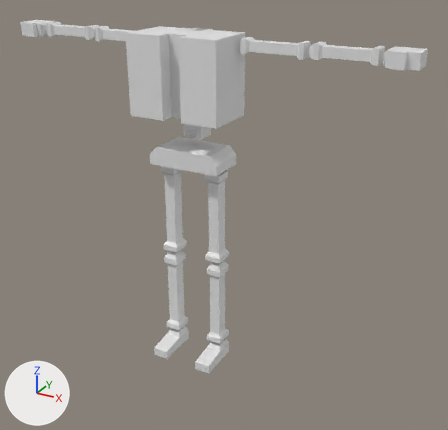
Before and after pictures for a commit that changed the FBX model CoolMathJam/Assets/Models/skeleton-jumper-final.fbx.
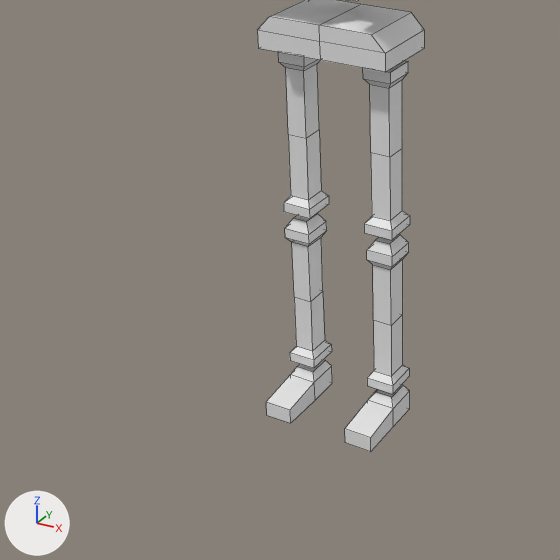
Old and new are each drawn whole from a 50 mm camera at (0.0179, -0.0286, 0.0238) aimed at (0.0019, 0.0005, 0.0093) and again close up on the part from 4% to 69% of the width and 32% to 100% of the height. The axes (+X, +Y, +Z) are drawn at lower left. The lights are the same throughout. The close-ups show mesh edges as thin lines. Where no turn or scale is listed for an object, it has been applied to the vertices.

The scene before the commit, as lines of its bpy script (objects in view):
```python
me_mesh = bpy.data.meshes.new('mesh')
me_mesh.from_pydata(...)  # 492 vertices, 471 faces; spans x -0.0118..0.0117, y -0.0021..0.0013, z -0.0001..0.0195
me_mesh.materials.append(mat_material_002)  # white #e7e7e7
ob_mesh = bpy.data.objects.new('mesh', me_mesh)
ob_mesh.location = (0.00048, -0.00031, 0.00008)
```
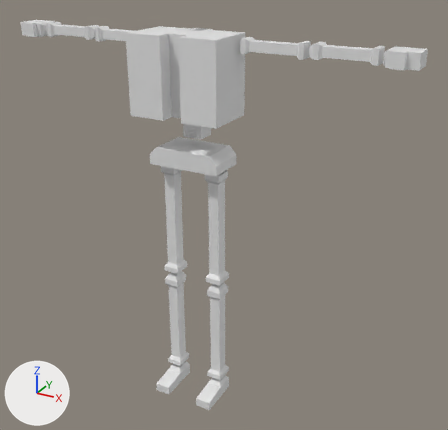
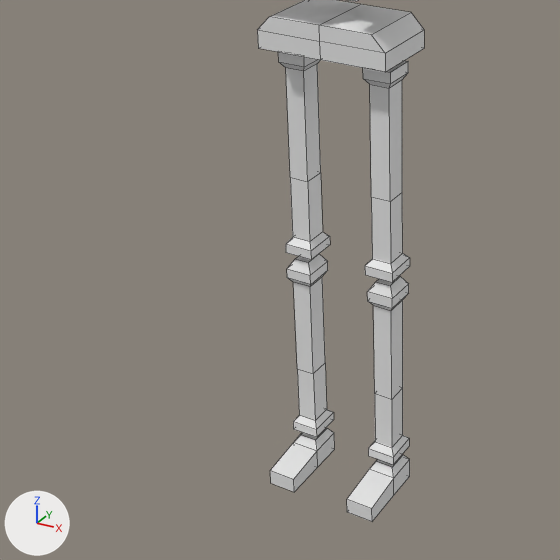
The newer file is also turned or shifted as a whole; pictures and numbers use the older file's frame.

Where the change shows, as pixel boxes (x1, y1, x2, y2) in the close-ups (560 x 560 px; the box of a moved part takes in the faces that stretch with it):
'mesh', reshaped
    before: (257, 0, 424, 452)
    after: (257, 0, 424, 522)
part 1 of me_mesh, moved or reshaped
    before: (345, 385, 410, 452)
    after: (347, 454, 410, 522)
part 2 of me_mesh, moved or reshaped
    before: (266, 360, 332, 423)
    after: (270, 428, 335, 492)
part 3 of me_mesh, moved or reshaped
    before: (290, 238, 409, 394)
    after: (293, 278, 409, 464)
part 4 of me_mesh, moved or reshaped
    before: (284, 64, 410, 269)
    after: (286, 64, 410, 310)

Diff of the bpy script that builds the scene:
```diff
--- a/CoolMathJam/Assets/Models/skeleton-jumper-final.fbx.py
+++ b/CoolMathJam/Assets/Models/skeleton-jumper-final.fbx.py
@@ me_mesh @@
 me_mesh.from_pydata(...)  # 492 vertices, 471 faces; spans x -0.0118..0.0117, y -0.0021..0.0013, z -0.0001..0.0195
 # used by ob_mesh; location = (0.00048, -0.00031, 0.00008)
+# me_mesh part 1: the loose piece of 16 vertices spanning x 0.0009..0.0019, y -0.002..0.0005, z -0.0001..0.0009 is moved by (0.0, 0.0, -0.0028)
+# me_mesh part 2: the loose piece of 16 vertices spanning x -0.002..-0.0011, y -0.002..0.0005, z -0.0001..0.0009 is moved by (0.0, 0.0, -0.0028)
+# me_mesh part 3: all 32 vertices in x -0.002..0.0019, y -0.0006..0.0005, z 0.0012..0.0036 are moved by (0.0, 0.0, -0.0028)
+# me_mesh part 4: all 64 vertices in x -0.002..0.0019, y -0.0006..0.0005, z 0.0056..0.0094 are moved by (0.0, 0.0, -0.0015)
 me_mesh.materials.append(mat_material_002)
```
